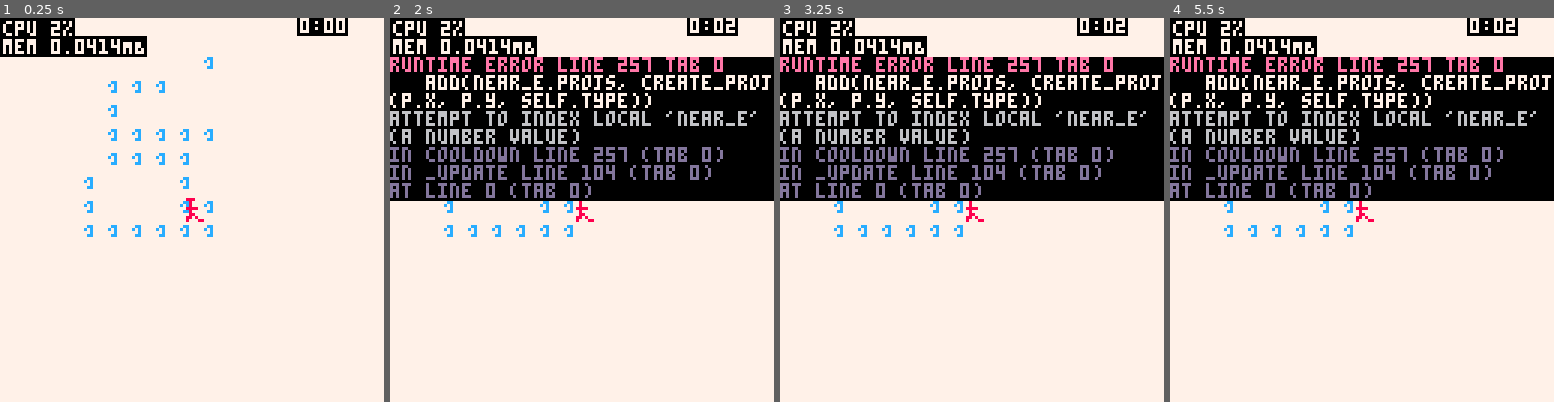
Above: before the commit, frames 1-4 (left to right).
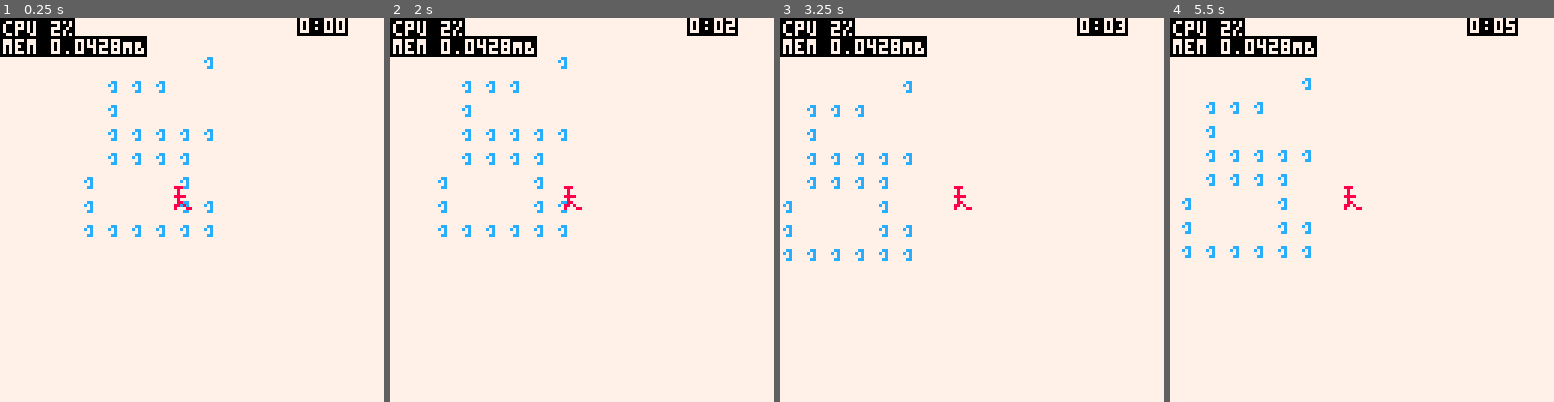
Above: after the commit, the same moments.

Repository: wsasaki01/bath-hack-2026
Game: PICO-8 cartridge bh26.p8
Two runs of this game, one before a commit and one after it. Both use one fixed random seed, a clock stepped at 60 frames per second and the inputs below.
Inputs:
- Up to frame 1 (0.25 s): no input
- Up to frame 2 (2 s): tap O (Z key) at 0.7, 1.7 s; hold Right from 1.6 s (still down)
- Up to frame 3 (3.25 s): release Right at 2.1 s; tap O (Z key) at 2.1, 2.5, 2.9 s; hold Up 2.15-2.42 s; hold Right 2.47-3.03 s; hold Left from 3.08 s (still down)
- Up to frame 4 (5.5 s): tap O (Z key) every 0.4 s from 3.3 to 5.3 s; release Left at 3.58 s; hold Down 3.63-3.97 s; hold Right 4.02-4.68 s; hold Up 4.73-5.03 s; hold Left from 5.08 s (still down)

The runs differ from the first frame. In frame 1, 0.3% of the frame differs, in the area x 25-54%, y 5-54%; in frame 2, 36%; in frame 3, 36%; in frame 4, 36%, in the area x 0-100%, y 0-63%.
Error before the commit: runtime error line 257 tab 0; add(near_e.projs, create_proj(p.x, p.y, self.type)); attempt to index local 'near_e' (a number value)

Commit message:
Projectiles to enemies

Diff:
--- a/collisions.lua
+++ /dev/null
@@ -1,5 +0,0 @@
-function collide_2(a, b)
-    -- I expect 2 object with x, y, r
-    return ((a.x - b.x)^2 + (a.y - b.y)^2) <= a.r^2
-    -- NO COMMENT
-end
--- a/draw.lua
+++ b/draw.lua
@@ -19,7 +19,7 @@
 		p:draw()
 
 		for e in all(enemies) do
-			spr(2, e.x, e.y)
+			spr(2, e.x-4, e.y-4)
 			e:draw_projs()
 		end
 
--- a/init.lua
+++ b/init.lua
@@ -41,10 +41,10 @@
 
 	enemies = {}
 	add(enemies, {
-		x=60,y=60, projs={},
+		x=60,y=60,col_r=6,projs={},
 		update_projs=function(self)
 			for p in all(self.projs) do
-				p:update(self.x+4, self.y+4)
+				p:update(self)
 			end
 		end,
 		draw_projs=function(self)
--- a/output/collisions_out.lua
+++ /dev/null
@@ -1,9 +0,0 @@
-function collide_2(a, b)
-
-    return ((a.x - b.x)^2 + (a.y - b.y)^2) <= a.r^2
-end
-
-a = {x=0, y=0, r=5}
-b = {x=5, y=0, r=5}
-
-printh(collide_2(a, b))
--- a/output/draw_out.lua
+++ b/output/draw_out.lua
@@ -19,7 +19,7 @@
 		p:draw()
 
 		for e in all(enemies) do
-			spr(2, e.x, e.y)
+			spr(2, e.x-4, e.y-4)
 			e:draw_projs()
 		end
 
--- a/output/init_out.lua
+++ b/output/init_out.lua
@@ -41,10 +41,10 @@
 
 	enemies = {}
 	add(enemies, {
-		x=60,y=60, projs={},
+		x=60,y=60,col_r=6,projs={},
 		update_projs=function(self)
 			for p in all(self.projs) do
-				p:update(self.x+4, self.y+4)
+				p:update(self)
 			end
 		end,
 		draw_projs=function(self)
--- a/output/player_out.lua
+++ b/output/player_out.lua
@@ -17,7 +17,7 @@
 			end
 		end,
 		draw = function(self)
-			spr(1, self.x, self.y)
+			spr(1, self.x-4, self.y-4)
 		end
 	}
 end
--- a/output/projectiles_out.lua
+++ b/output/projectiles_out.lua
@@ -8,14 +8,16 @@
 
 	if type==0 then
 		proj = {
-			x=x, y=y,
+			x=x, y=y, col_r=6,
 			draw = function(self)
 				circfill(self.x, self.y, self.size, 0)
 			end,
-			update = function(self, tx, ty)
-				dir = atan2(tx-self.x, ty-self.y)
+			update = function(self, parent_enemy)
+				dir = atan2(parent_enemy.x-self.x, parent_enemy.y-self.y)
 				self.x += cos(dir)
 				self.y += sin(dir)
+
+				if (collide_2(self, parent_enemy)) del(parent_enemy.projs, self)
 
 
 			end,
@@ -38,7 +40,9 @@
 					near_e = e
 				end
 			end
-			add(near_e.projs, create_proj(p.x, p.y, self.type))
+			if near_e != 0 then
+				add(near_e.projs, create_proj(p.x, p.y, self.type))
+			end
 		end
 	end
 }
--- a/output/update_out.lua
+++ b/output/update_out.lua
@@ -66,3 +66,10 @@
 function collide(x1,y1,w1,h1,x2,y2,w2,h2)
  return abs(x2+w2/2-x1-w1/2)<=w1/2+w2/2 and abs(y2+h2/2-y1-h1/2)<=h1/2+h2/2
 end
+
+function collide_2(a, b)
+	printh(((a.x - b.x)^2 + (a.y - b.y)^2).." <= "..a.col_r + b.col_r)
+
+    return ((a.x - b.x)^2 + (a.y - b.y)^2) <= a.col_r + b.col_r
+
+end
--- a/player.lua
+++ b/player.lua
@@ -17,7 +17,7 @@
 			end
 		end,
 		draw = function(self)
-			spr(1, self.x, self.y)
+			spr(1, self.x-4, self.y-4)
 		end
 	}
 end
--- a/projectiles.lua
+++ b/projectiles.lua
@@ -8,14 +8,16 @@
 
 	if type==0 then
 		proj = {
-			x=x, y=y,
+			x=x, y=y, col_r=6,
 			draw = function(self)
 				circfill(self.x, self.y, self.size, 0)
 			end,
-			update = function(self, tx, ty)
-				dir = atan2(tx-self.x, ty-self.y)
+			update = function(self, parent_enemy)
+				dir = atan2(parent_enemy.x-self.x, parent_enemy.y-self.y)
 				self.x += cos(dir)
 				self.y += sin(dir)
+
+				if (collide_2(self, parent_enemy)) del(parent_enemy.projs, self)
 
 				-- TODO: Cause damage on collision
 			end,
@@ -38,7 +40,9 @@
 					near_e = e
 				end
 			end
-			add(near_e.projs, create_proj(p.x, p.y, self.type))
+			if near_e != 0 then
+				add(near_e.projs, create_proj(p.x, p.y, self.type))
+			end
 		end
 	end
 }
--- a/update.lua
+++ b/update.lua
@@ -66,3 +66,10 @@
 function collide(x1,y1,w1,h1,x2,y2,w2,h2)
  return abs(x2+w2/2-x1-w1/2)<=w1/2+w2/2 and abs(y2+h2/2-y1-h1/2)<=h1/2+h2/2
 end
+
+function collide_2(a, b)
+	printh(((a.x - b.x)^2 + (a.y - b.y)^2).." <= "..a.col_r + b.col_r)
+    -- I expect 2 object with cx, cy, col_r
+    return ((a.x - b.x)^2 + (a.y - b.y)^2) <= a.col_r + b.col_r
+    -- NO COMMENT
+end
